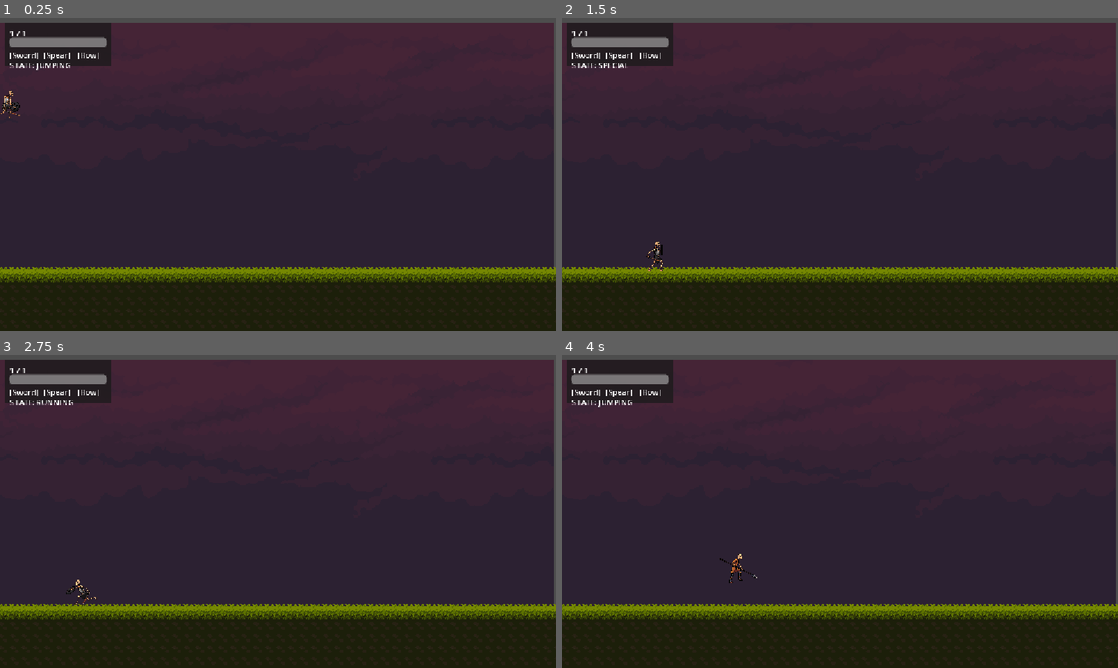
Above: before the commit, frames 1-4 (two rows, left to right).
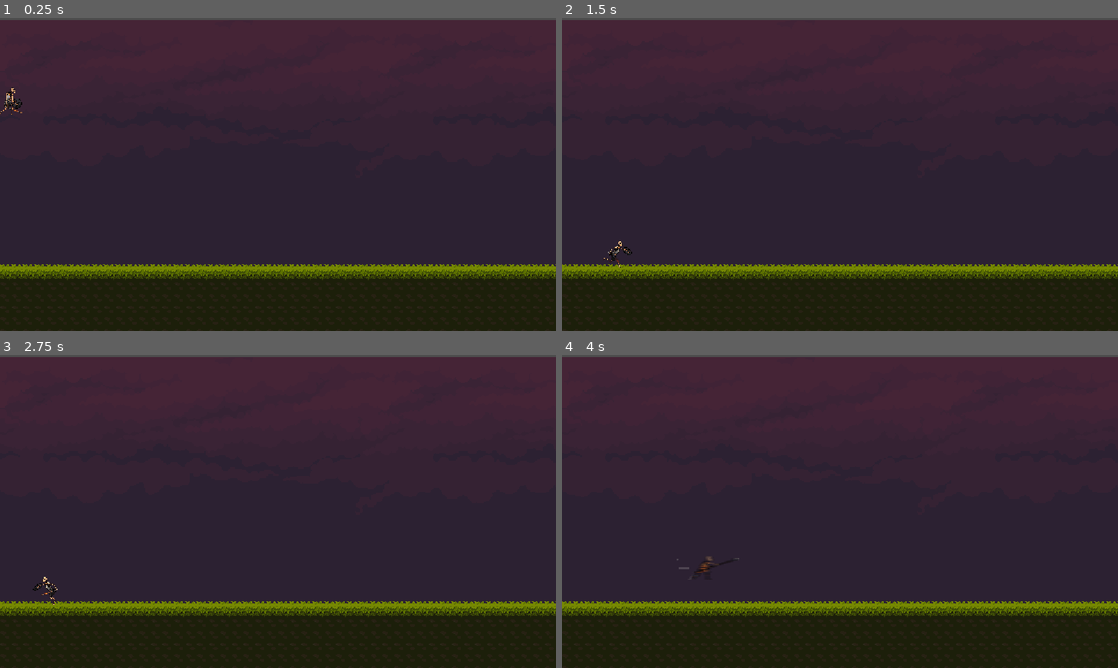
Above: after the commit, the same moments.

Repository: sizzlingsisig/triquetra
Game: Godot game, scene res://main.tscn
The game is run twice, just before and just after one commit, with the same random seed, the same clock (stepped at 60 frames per second) and the same inputs.
Inputs (mouse positions are in pixels of both pictures, inside the frame that each line leads up to):
- Up to frame 1 (0.25 s): no input
- Up to frame 2 (1.5 s): tap Enter at 0.5 s; move the mouse to (962, 158) at 0.52 s; hold D (move_right) from 0.53 s (still down); click (962, 158) at 0.6 s; tap Space (jump) at 0.77 s; right-click (962, 158) at 0.8 s; move the mouse to (728, 190) at 1.27 s; right-click (728, 190) at 1.35 s
- Up to frame 3 (2.75 s): tap Space (jump) at 1.52 s; click (166, 527) at 1.55 s; move the mouse to (333, 442) at 2.02 s; release D (move_right) at 2.03 s; hold A (move_left) from 2.03 s (still down); click (333, 442) at 2.1 s; right-click (333, 442) at 2.3 s
- Up to frame 4 (4 s): move the mouse to (812, 574) at 2.77 s; release A (move_left) at 2.78 s; hold D (move_right) from 2.78 s (still down); right-click (812, 574) at 2.85 s; tap Space (jump) at 3.02, 3.77 s; click (812, 574) at 3.05 s; move the mouse to (1006, 558) at 3.52 s; tap Mouse wheel down (swap_next) at 3.6 s; right-click (1006, 558) at 3.8 s

The runs differ from the first frame. In frame 1, 7.3% of the frame differs, in the area x 0-100%, y 0-85%; in frame 2, 7.4%; in frame 3, 7.4%; in frame 4, 7.4%.

Commit message:
feat: implement player swapping mechanics and enhance player states with cooldowns and animations

Diff:
--- a/main.tscn
+++ b/main.tscn
@@ -2,18 +2,12 @@
 
 [ext_resource type="PackedScene" uid="uid://bqj6umh3fqhcv" path="res://scenes/background.tscn" id="1_0xm2m"]
 [ext_resource type="PackedScene" uid="uid://dejpatrhwmn30" path="res://scenes/player/player.tscn" id="2_player"]
-[ext_resource type="PackedScene" uid="uid://bi8mlgaicsn3m" path="res://scenes/ui/player_state_tracker.tscn" id="3_h2yge"]
 
 [node name="Main" type="Node2D" unique_id=518299312]
 
 [node name="Background" parent="." unique_id=2123297796 instance=ExtResource("1_0xm2m")]
 
 [node name="Player" parent="." unique_id=1971314449 instance=ExtResource("2_player")]
-position = Vector2(237, 324)
-
-[node name="Camera2D" parent="Player" index="0" unique_id=574430208]
-position = Vector2(343, -7)
-
-[node name="StateTracker" parent="." unique_id=1700420551 instance=ExtResource("3_h2yge")]
+position = Vector2(47, 358)
 
 [editable path="Player"]
--- a/scenes/background.tscn
+++ b/scenes/background.tscn
@@ -2,6 +2,7 @@
 
 [ext_resource type="Texture2D" uid="uid://dw27vjir02ore" path="res://assets/Legacy-Fantasy - High Forest 2.3/Background/Background.png" id="1_bkp1e"]
 [ext_resource type="Texture2D" uid="uid://cjbxdnlt65oa1" path="res://assets/Legacy-Fantasy - High Forest 2.3/Assets/Tiles.png" id="2_y0upk"]
+[ext_resource type="Script" path="res://scripts/features/world/scrolling_ground.gd" id="3_scroll"]
 
 [sub_resource type="PhysicsMaterial" id="PhysicsMaterial_y0upk"]
 
@@ -567,5 +568,6 @@
 [node name="TileMapLayer" type="TileMapLayer" parent="." unique_id=383410918]
 position = Vector2(-50, -320)
 scale = Vector2(1.5, 1.5)
+script = ExtResource("3_scroll")
 tile_map_data = PackedByteArray("AAAxACgAAAABAAIAAAAxACcAAAABAAIAAAAxACYAAAABAAIAAAAxACUAAAABAAIAAAAxACQAAAABAAIAAAAxAC …(5408 unchanged characters)…
 tile_set = SubResource("TileSet_jougr")
--- a/scenes/player/player.tscn
+++ b/scenes/player/player.tscn
@@ -8,16 +8,17 @@
 [node name="Player" type="Node2D" unique_id=1051468559]
 metadata/_edit_group_ = true
 
-[node name="Camera2D" type="Camera2D" parent="." unique_id=574430208]
-
 [node name="FormManager" type="Node" parent="." unique_id=1186792466]
 script = ExtResource("1_8afob")
 
 [node name="PlayerSword" parent="FormManager" unique_id=1075764618 instance=ExtResource("2_dovo2")]
 position = Vector2(25, 150)
+sprite_scale = 1.0
 
 [node name="PlayerBow" parent="FormManager" unique_id=930909498 instance=ExtResource("3_gmlin")]
 position = Vector2(25, 150)
+sprite_scale = 1.0
 
 [node name="PlayerSpear" parent="FormManager" unique_id=690993522 instance=ExtResource("4_lvxji")]
 position = Vector2(25, 150)
+sprite_scale = 1.0
--- /dev/null
+++ b/scripts/features/camera/katana_camera.gd
@@ -0,0 +1,53 @@
+extends Camera2D
+class_name KatanaCamera
+
+@export var follow_speed: float = 6.0
+@export var look_ahead_base: float = 30.0
+@export var look_ahead_max: float = 100.0
+@export var look_ahead_speed_curve: float = 400.0
+@export var vertical_bias: float = -25.0
+
+var _target: PlayerController
+var _form_manager: FormManager
+
+func _ready() -> void:
+	# Give one frame for FormManager._initialize() to run
+	set_physics_process(false)
+	_find_form_manager()
+
+func _find_form_manager() -> void:
+	_form_manager = get_parent().get_node_or_null("FormManager") as FormManager
+	if _form_manager:
+		_form_manager.active_player_changed.connect(_on_active_player_changed)
+		# Check if FormManager already initialized
+		if _form_manager._active_player:
+			_on_active_player_changed(_form_manager._active_player)
+	# Enable processing next frame regardless
+	set_physics_process(true)
+
+func _on_active_player_changed(player: PlayerController) -> void:
+	_target = player
+	# Snap to target immediately on swap
+	if _target:
+		var facing_dir: float = -1.0 if _target.is_facing_left() else 1.0
+		global_position = Vector2(
+			_target.global_position.x + look_ahead_base * facing_dir,
+			_target.global_position.y + vertical_bias
+		)
+
+func _physics_process(delta: float) -> void:
+	if not _target:
+		if _form_manager and _form_manager._active_player:
+			_on_active_player_changed(_form_manager._active_player)
+		return
+
+	var speed: float = absf(_target.velocity.x)
+	var facing_dir: float = -1.0 if _target.is_facing_left() else 1.0
+	var t: float = clampf(speed / look_ahead_speed_curve, 0.0, 1.0)
+	var look_x: float = lerpf(look_ahead_base, look_ahead_max, t) * facing_dir
+
+	var target_pos: Vector2 = Vector2(
+		_target.global_position.x + look_x,
+		_target.global_position.y + vertical_bias
+	)
+	global_position = global_position.lerp(target_pos, follow_speed * delta)
--- a/scripts/features/player/components/form_manager.gd
+++ b/scripts/features/player/components/form_manager.gd
@@ -27,6 +27,7 @@
 				_active_player = child
 				_enable_player(child)
 				child.enter_idle()
+				active_player_changed.emit(child)
 			else:
 				_disable_player(child)
 	_initialized = true
--- a/scripts/features/player/components/player_movement_component.gd
+++ b/scripts/features/player/components/player_movement_component.gd
@@ -33,10 +33,12 @@
 
 	_player.velocity.y = minf(_player.velocity.y + (_gravity * delta), max_fall_speed)
 
-func apply_movement(delta: float) -> void:
+func apply_movement(delta: float, speed_modifier: float = 1.0) -> void:
+	var effective_speed: float = move_speed * speed_modifier
+
 	if _hit_control_lock_remaining > 0.0:
 		_hit_control_lock_remaining = maxf(0.0, _hit_control_lock_remaining - delta)
-		_player.velocity.x = move_toward(_player.velocity.x, 0.0, move_speed)
+		_player.velocity.x = move_toward(_player.velocity.x, 0.0, effective_speed)
 		return
 
 	var input_direction := Vector2.ZERO
@@ -50,11 +52,11 @@
 		input_direction.x = Input.get_axis(&"move_left", &"move_right")
 
 	if abs(input_direction.x) > 0.01:
-		_player.velocity.x = input_direction.x * move_speed
+		_player.velocity.x = input_direction.x * effective_speed
 		if _player:
 			_player._set_sprite_facing(input_direction.x < 0.0)
 	else:
-		_player.velocity.x = move_toward(_player.velocity.x, 0.0, move_speed)
+		_player.velocity.x = move_toward(_player.velocity.x, 0.0, effective_speed)
 
 func try_start_jump() -> bool:
 	if _is_jumping:
--- a/scripts/features/player/player_controller.gd
+++ b/scripts/features/player/player_controller.gd
@@ -8,6 +8,7 @@
 @export var max_fall_speed: float = 1200.0
 @export var attack_offset: Vector2 = Vector2(24, -10)
 @export var hitbox_lifetime: float = 0.15
+@export var sprite_scale: float = 1.5
 
 @onready var _sprite: AnimatedSprite2D = $Sprite
 @onready var _hurtbox: Hurtbox = $Hurtbox
@@ -43,6 +44,12 @@
 	_stats.health_changed.connect(_on_health_changed)
 	_set_collision_layers()
 	_connect_event_bus()
+
+	if _sprite:
+		_sprite.scale = Vector2(sprite_scale, sprite_scale)
+	if _collision_shape and _collision_shape.shape is RectangleShape2D:
+		var rect: RectangleShape2D = _collision_shape.shape
+		rect.size = rect.size * sprite_scale
 
 	if _fsm:
 		_fsm.setup(self)
@@ -231,6 +238,79 @@
 		return
 	form_manager.swap_to_prev(self)
 
+func spawn_spear_lunge() -> void:
+	var hitlog := HitLog.new()
+	var hitbox := Hitbox.new()
+	hitbox.setup(_stats.current_attack, form_id, hitlog, 0.35)
+	hitbox.global_position = global_position + (_facing * Vector2(50, -5))
+	add_child(hitbox)
+
+func trigger_camera_shake(intensity: float, duration: float) -> void:
+	var camera: Camera2D = get_viewport().get_camera_2d()
+	if not camera:
+		return
+	var original_offset: Vector2 = camera.offset
+	var shake_tween: Tween = create_tween()
+	shake_tween.tween_method(func(_t: float):
+		var decay: float = 1.0 - _t
+		camera.offset = Vector2(
+			randf_range(-intensity, intensity) * decay,
+			randf_range(-intensity, intensity) * decay
+		)
+	, 0.0, 1.0, duration)
+	shake_tween.tween_callback(func(): camera.offset = Vector2.ZERO)
+
+func spawn_shield_ring() -> void:
+	# Inner ring (main shield impact)
+	var ring := Line2D.new()
+	ring.default_color = Color(0.4, 0.6, 1.0, 0.5)
+	ring.width = 3.0
+	var pts: PackedVector2Array = []
+	var segments: int = 24
+	for i in range(segments + 1):
+		var a: float = (float(i) / float(segments)) * TAU
+		pts.append(Vector2(cos(a) * 26.0, sin(a) * 26.0))
+	ring.points = pts
+	ring.z_index = 1
+	add_child(ring)
+	var tween: Tween = create_tween()
+	tween.set_parallel(true)
+	tween.tween_property(ring, "default_color", Color(0.4, 0.6, 1.0, 0.0), 0.6)
+	tween.tween_property(ring, "width", 5.0, 0.6)
+	tween.tween_callback(ring.queue_free)
+
+	# Outer glow ring (pulsing aura)
+	var glow := Line2D.new()
+	glow.default_color = Color(0.3, 0.5, 1.0, 0.2)
+	glow.width = 1.5
+	var glow_pts: PackedVector2Array = []
+	for i in range(segments + 1):
+		var a: float = (float(i) / float(segments)) * TAU
+		glow_pts.append(Vector2(cos(a) * 36.0, sin(a) * 36.0))
+	glow.points = glow_pts
+	glow.z_index = 1
+	add_child(glow)
+	var glow_tween: Tween = create_tween()
+	glow_tween.set_parallel(true)
+	glow_tween.tween_property(glow, "default_color", Color(0.3, 0.5, 1.0, 0.0), 0.8)
+	glow_tween.tween_property(glow, "width", 4.0, 0.8)
+	glow_tween.tween_callback(glow.queue_free)
+
+func spawn_speed_trail(forward_dir: float) -> void:
+	var trail := Line2D.new()
+	trail.default_color = Color(1, 1, 0.95, 0.6)
+	trail.width = 3.0
+	var behind_dir: float = -forward_dir
+	trail.points = PackedVector2Array([
+		Vector2(behind_dir * 40.0, 0.0),
+		Vector2(behind_dir * 60.0, 0.0)
+	])
+	trail.z_index = -1
+	add_child(trail)
+	var tween: Tween = create_tween()
+	tween.tween_property(trail, "modulate", Color(1, 1, 1, 0), 0.25)
+	tween.tween_callback(trail.queue_free)
+
 func enter_idle() -> void:
 	if _fsm:
 		_fsm._state = PlayerRuntimeFsm.PlayerStateNode.IDLE
--- a/scripts/features/player/player_fsm.gd
+++ b/scripts/features/player/player_fsm.gd
@@ -26,9 +26,15 @@
 ## [param reason] describes what caused the transition.
 signal state_changed(from: int, to: int, reason: StringName)
 
+const COMMAND_COOLDOWNS: Dictionary = {
+	COMMAND_PRIMARY_ATTACK: 0.15,
+	COMMAND_SPECIAL: 2.0,
+}
+
 var _state: int = PlayerStateNode.IDLE
 var _states: Dictionary = {}
 var _controller: PlayerController
+var _command_cooldowns: Dictionary = {}
 
 func setup(controller: PlayerController) -> void:
 	_controller = controller
@@ -50,13 +56,33 @@
 func execute_command(cmd: StringName) -> bool:
 	if _state == PlayerStateNode.DEAD or _state == PlayerStateNode.STUNNED:
 		return false
+	# Only apply cooldown when transitioning FROM a neutral state (IDLE/RUNNING/JUMPING)
+	# so combo presses during attack states are not blocked.
+	if _is_neutral_state() and _is_command_on_cooldown(cmd):
+		return false
 	var state: PlayerStateNode = _states.get(_state)
 	if state and state.can_accept_command(cmd):
 		var handled: bool = state.handle_action(cmd)
 		if handled:
+			_mark_command_used(cmd)
 			_update_state(cmd)
 		return handled
 	return false
+
+func _is_neutral_state() -> bool:
+	return _state == PlayerStateNode.IDLE or _state == PlayerStateNode.RUNNING or _state == PlayerStateNode.JUMPING
+
+func _is_command_on_cooldown(cmd: StringName) -> bool:
+	var cd: float = COMMAND_COOLDOWNS.get(cmd, 0.0)
+	if cd <= 0.0:
+		return false
+	var last_use: float = _command_cooldowns.get(cmd, -INF)
+	return Time.get_ticks_msec() / 1000.0 - last_use < cd
+
+func _mark_command_used(cmd: StringName) -> void:
+	var cd: float = COMMAND_COOLDOWNS.get(cmd, 0.0)
+	if cd > 0.0:
+		_command_cooldowns[cmd] = Time.get_ticks_msec() / 1000.0
 
 func force_state(next_state: int, reason: StringName) -> void:
 	if _state == next_state:
--- a/scripts/features/player/states/state_attacking.gd
+++ b/scripts/features/player/states/state_attacking.gd
@@ -43,6 +43,6 @@
 
 func physics_update(delta: float) -> void:
 	if _movement:
-		_movement.apply_movement(delta)
+		_movement.apply_movement(delta, 0.5)
 	if _animation_finished:
 		_fsm.force_state(Fsm.PlayerStateNode.IDLE, &"animation_finished")
--- a/scripts/features/player/states/state_bow_attack.gd
+++ b/scripts/features/player/states/state_bow_attack.gd
@@ -41,5 +41,7 @@
 
 func physics_update(delta: float) -> void:
 	_controller.velocity.x = 0.0
+	if not _controller.is_on_floor() and _movement:
+		_movement.apply_gravity(delta)
 	if _animation_finished:
 		_fsm.force_state(Fsm.PlayerStateNode.IDLE, &"animation_finished")
--- a/scripts/features/player/states/state_evasion.gd
+++ b/scripts/features/player/states/state_evasion.gd
@@ -34,7 +34,7 @@
 func exit(_next: int) -> void:
 	var sprite: AnimatedSprite2D = _controller.get_sprite()
 	if sprite:
-		sprite.material = null
+		_motion_blur.set_shader_parameter(&"intensity", 0.0)
 		if sprite.animation_finished.is_connected(_on_animation_finished):
 			sprite.animation_finished.disconnect(_on_animation_finished)
 
@@ -48,6 +48,8 @@
 	_animation_finished = true
 
 func physics_update(delta: float) -> void:
+	if not _controller.is_on_floor() and _movement:
+		_movement.apply_gravity(delta)
 	if _animation_finished:
 		_controller.velocity.x = move_toward(_controller.velocity.x, 0.0, DASH_SPEED * delta)
 		_fsm.force_state(Fsm.PlayerStateNode.IDLE, &"animation_finished")
--- a/scripts/features/player/states/state_idle.gd
+++ b/scripts/features/player/states/state_idle.gd
@@ -32,8 +32,8 @@
 				&"Sword":
 					_controller.play_animation(&"block")
 					_fsm.force_state(Fsm.PlayerStateNode.SPECIAL, cmd)
-				_:
-					_controller.play_animation(&"special")
+				&"Spear":
+					_controller.play_animation(&"run_attack")
 					_fsm.force_state(Fsm.PlayerStateNode.SPECIAL, cmd)
 			return true
 		Fsm.COMMAND_JUMP:
--- a/scripts/features/player/states/state_jumping.gd
+++ b/scripts/features/player/states/state_jumping.gd
@@ -23,9 +23,16 @@
 				_controller.spawn_hitbox()
 			return true
 		Fsm.COMMAND_SPECIAL:
-			if _controller.form_id == &"Bow":
-				_controller.play_animation(&"evasion")
-				_fsm.force_state(Fsm.PlayerStateNode.EVASION, cmd)
+			match _controller.form_id:
+				&"Bow":
+					_controller.play_animation(&"evasion")
+					_fsm.force_state(Fsm.PlayerStateNode.EVASION, cmd)
+				&"Spear":
+					_controller.play_animation(&"run_attack")
+					_fsm.force_state(Fsm.PlayerStateNode.SPECIAL, cmd)
+				&"Sword":
+					_controller.play_animation(&"block")
+					_fsm.force_state(Fsm.PlayerStateNode.SPECIAL, cmd)
 			return true
 	return false
 
--- a/scripts/features/player/states/state_running.gd
+++ b/scripts/features/player/states/state_running.gd
@@ -34,7 +34,7 @@
 					_controller.play_animation(&"block")
 					_fsm.force_state(Fsm.PlayerStateNode.SPECIAL, cmd)
 				&"Spear":
-					_controller.play_animation(&"special")
+					_controller.play_animation(&"run_attack")
 					_fsm.force_state(Fsm.PlayerStateNode.SPECIAL, cmd)
 			return true
 		Fsm.COMMAND_JUMP:
--- a/scripts/features/player/states/state_special.gd
+++ b/scripts/features/player/states/state_special.gd
@@ -5,10 +5,17 @@
 
 var _animation_finished: bool = false
 var _timer: float = 0.0
+var _motion_blur: ShaderMaterial
+var _blur_tween: Tween
+
 const SPECIAL_DURATION: float = 1.2
+const THRUST_SPEED: float = 750.0
+const THRUST_FRICTION: float = 1000.0
 
 func _ready() -> void:
 	state_id = Fsm.PlayerStateNode.SPECIAL
+	_motion_blur = ShaderMaterial.new()
+	_motion_blur.shader = preload("res://shaders/motion_blur.gdshader")
 
 func enter(_prev: int) -> void:
 	_animation_finished = false
@@ -17,10 +24,42 @@
 	if sprite and not sprite.animation_finished.is_connected(_on_animation_finished):
 		sprite.animation_finished.connect(_on_animation_finished)
 
+	if _controller.form_id == &"Spear":
+		_controller.play_animation(&"run_attack")
+		_controller.spawn_spear_lunge()
+		var dir: float = 1.0 if _controller.is_facing_left() else -1.0
+		var forward_dir: float = -dir
+		_controller.velocity.x = forward_dir * THRUST_SPEED
+		if sprite:
+			sprite.material = _motion_blur
+			_motion_blur.set_shader_parameter(&"intensity", 1.0)
+			_motion_blur.set_shader_parameter(&"direction", Vector2(forward_dir, 0.0))
+			# Animate blur from strong to none over the thrust
+			_blur_tween = create_tween()
+			_blur_tween.tween_method(func(v: float): _motion_blur.set_shader_parameter(&"intensity", v), 1.0, 0.0, 0.35)
+		# Camera shake
+		_controller.trigger_camera_shake(3.0, 0.12)
+		# Speed trail behind character
+		_controller.spawn_speed_trail(forward_dir)
+	elif _controller.form_id == &"Sword":
+		_controller.play_animation(&"block")
+		if sprite:
+			# Brief white flash then settle to blue shield tint
+			sprite.self_modulate = Color.WHITE
+			var flash_tween: Tween = create_tween()
+			flash_tween.tween_property(sprite, "self_modulate", Color(0.6, 0.7, 1.0), 0.1)
+		_controller.spawn_shield_ring()
+
 func exit(_next: int) -> void:
+	if _blur_tween:
+		_blur_tween.kill()
+		_blur_tween = null
 	var sprite: AnimatedSprite2D = _controller.get_sprite()
-	if sprite and sprite.animation_finished.is_connected(_on_animation_finished):
-		sprite.animation_finished.disconnect(_on_animation_finished)
+	if sprite:
+		_motion_blur.set_shader_parameter(&"intensity", 0.0)
+		sprite.self_modulate = Color.WHITE
+		if sprite.animation_finished.is_connected(_on_animation_finished):
+			sprite.animation_finished.disconnect(_on_animation_finished)
 
 func can_accept_command(_cmd: StringName) -> bool:
 	return false
@@ -33,11 +72,22 @@
 
 func physics_update(delta: float) -> void:
 	_timer += delta
-	if _movement:
-		_movement.apply_movement(delta)
-	if _timer >= SPECIAL_DURATION:
+
+	if _controller.form_id == &"Spear":
+		_controller.velocity.x = move_toward(_controller.velocity.x, 0.0, THRUST_FRICTION * delta)
+		if _movement:
+			_movement.apply_gravity(delta)
+		if _animation_finished or _timer >= 0.5:
+			_controller.velocity.x = 0.0
+			_fsm.force_state(Fsm.PlayerStateNode.IDLE, &"thrust_finished")
+	else:
+		# Lock horizontal movement during block, but keep gravity
 		_controller.velocity.x = 0.0
-		_fsm.force_state(Fsm.PlayerStateNode.IDLE, &"timeout")
-	elif _animation_finished:
-		_controller.velocity.x = 0.0
-		_fsm.force_state(Fsm.PlayerStateNode.IDLE, &"animation_finished")
+		if not _controller.is_on_floor() and _movement:
+			_movement.apply_gravity(delta)
+		if _timer >= SPECIAL_DURATION:
+			_controller.velocity.x = 0.0
+			_fsm.force_state(Fsm.PlayerStateNode.IDLE, &"timeout")
+		elif _animation_finished:
+			_controller.velocity.x = 0.0
+			_fsm.force_state(Fsm.PlayerStateNode.IDLE, &"animation_finished")
--- /dev/null
+++ b/scripts/features/world/scrolling_ground.gd
@@ -0,0 +1,62 @@
+extends TileMapLayer
+class_name ScrollingGround
+
+## How many times to repeat the tile pattern left and right.
+## Each copy doubles as a full tile-data-width extension of the ground.
+@export var repeat_copies: int = 3
+
+var _base_position: Vector2
+var _tile_width_px: float
+var _initialized: bool = false
+
+# TODO: This reads all existing cells and calls set_cell() per tile which is
+#  fine for small tile counts (<10k) but won't scale. For a truly infinite
+#  world (procedural chunks, streaming), replace with chunk-based generation
+#  that only creates/destroys cells near the camera.
+
+func _ready() -> void:
+	_base_position = position
+	_tile_width_px = 16.0 * scale.x
+
+	var rect: Rect2i = get_used_rect()
+	var template: Dictionary = {}
+
+	for x in range(rect.position.x, rect.position.x + rect.size.x):
+		for y in range(rect.position.y, rect.position.y + rect.size.y):
+			var coords := Vector2i(x, y)
+			var src: int = get_cell_source_id(coords)
+			if src != -1:
+				template[coords] = {
+					"src": src,
+					"atlas": get_cell_atlas_coords(coords),
+					"alt": get_cell_alternative_tile(coords)
+				}
+
+	var pattern_w: int = rect.size.x
+	if pattern_w <= 0:
+		push_error("ScrollingGround: no tiles found in TileMapLayer")
+		_initialized = true
+		return
+
+	for direction in [-1, 1]:
+		for copy in range(1, repeat_copies + 1):
+			var offset_x: int = copy * pattern_w * direction
+			for cell_coords: Vector2i in template.keys():
+				var entry: Dictionary = template[cell_coords]
+				var new_coords: Vector2i = cell_coords + Vector2i(offset_x, 0)
+				set_cell(new_coords, entry["src"], entry["atlas"], entry["alt"])
+
+	_initialized = true
+
+func _physics_process(_delta: float) -> void:
+	if not _initialized:
+		return
+
+	var camera: Camera2D = get_viewport().get_camera_2d()
+	if not camera:
+		return
+
+	var rect: Rect2i = get_used_rect()
+	var center_col: float = rect.position.x + rect.size.x * 0.5
+	position.x = camera.global_position.x - center_col * _tile_width_px
+	position.y = _base_position.y
Not shown, added: scripts/features/camera/katana_camera.gd.uid
Not shown, added: scripts/features/world/scrolling_ground.gd.uid
